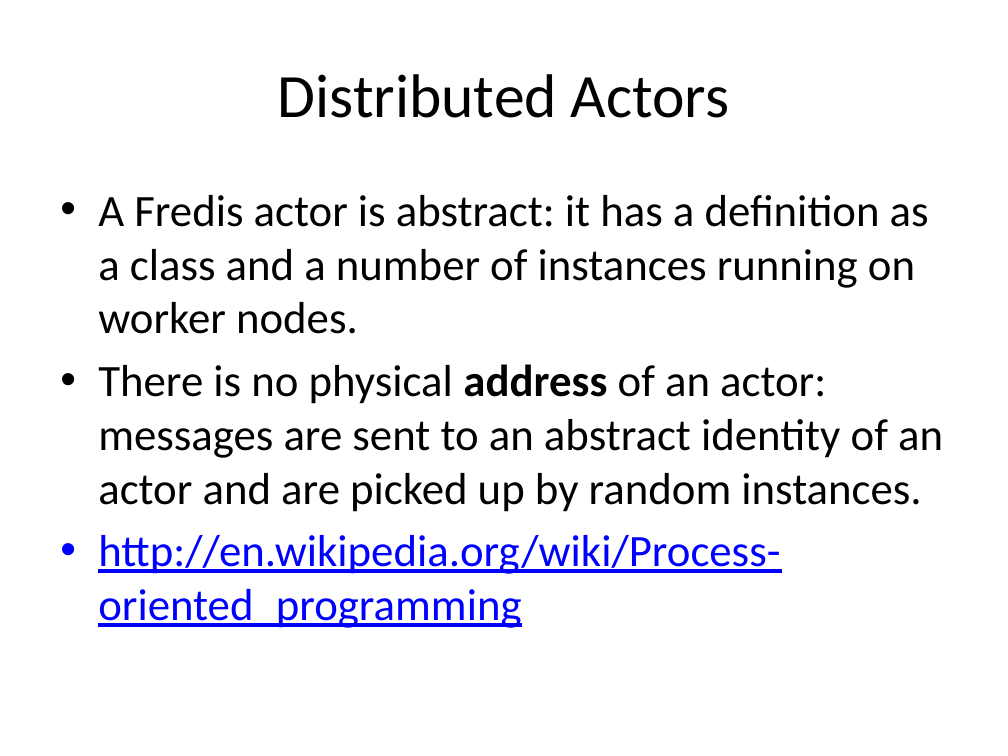
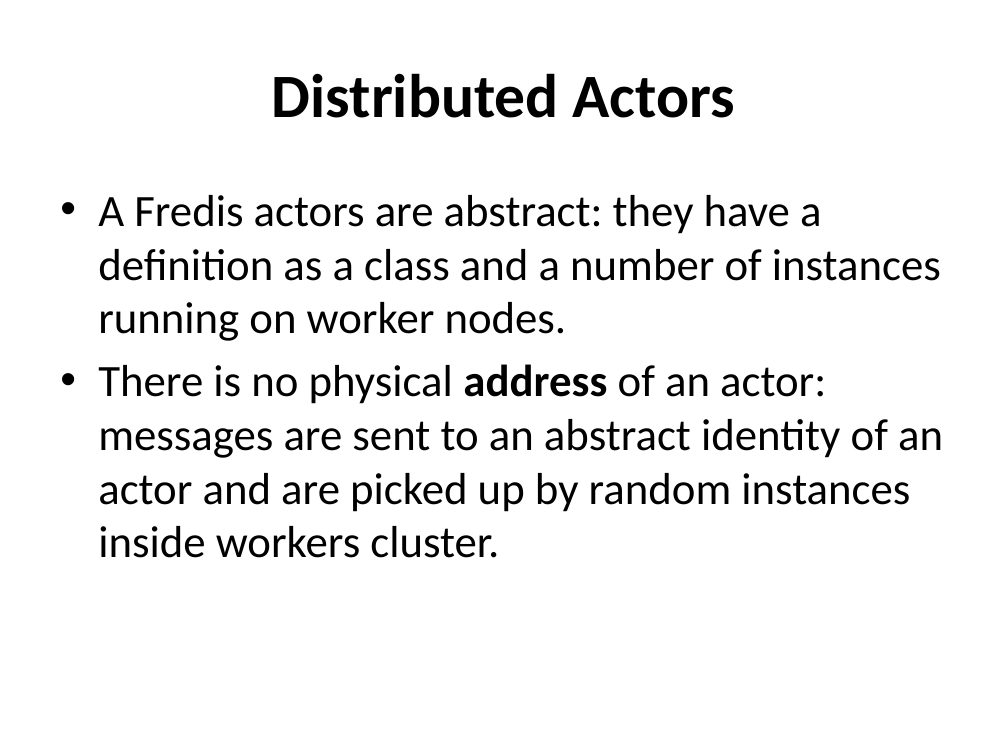
Before and after one commit to buybackoff/Ractor, a slide deck: slide 7 of docs/files/Fredis.pptx (slide 3 before the commit). Drawn at 1008x756 pixels with LibreOffice and Linux fonts; fonts in the diff are those of the drawing. Boxes give left, top, right and bottom in pixels: in the first picture for what was removed or moved away, otherwise in the second. Text is boxed around its words. In the diff, an @@ line names an element or a change of style, - is before the commit and + after.

Commit message:
Slides update

```diff
--- a/docs/files/Fredis.pptx
+++ b/docs/files/Fredis.pptx
@@ title "Distributed Actors" at (272, 73, 736, 118): bold on @@
@@ text at (98, 195, 943, 558): text changed @@
-• A Fredis actor is abstract: it has a definition as a class and a number of instances running on worker nodes.
-• There is no physical address of an actor: messages are sent to an abstract identity of an actor and are picked up by random instances.
-• http://en.wikipedia.org/wiki/Process-oriented_programming
+• A Fredis actors are abstract: they have a definition as a class and a number of instances running on worker nodes.
+• There is no physical address of an actor: messages are sent to an abstract identity of an actor and are picked up by random instances inside workers cluster.
```
Also in this commit, not shown: 4 other slides changed, 8 slides added, 13 other files.
